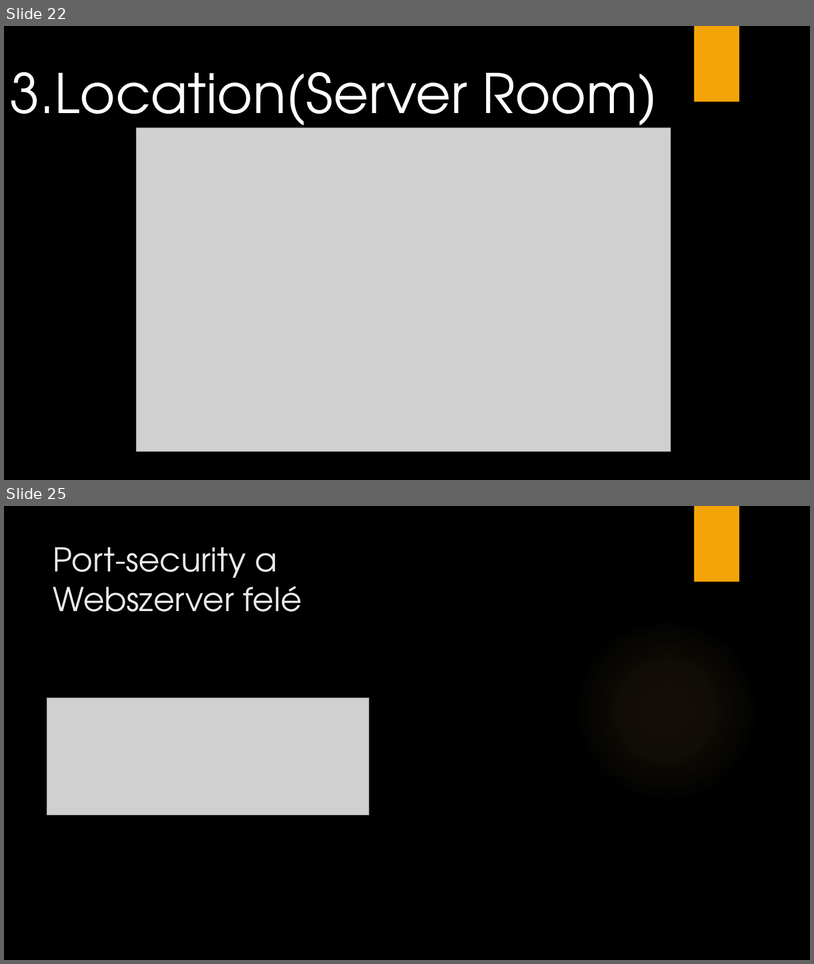
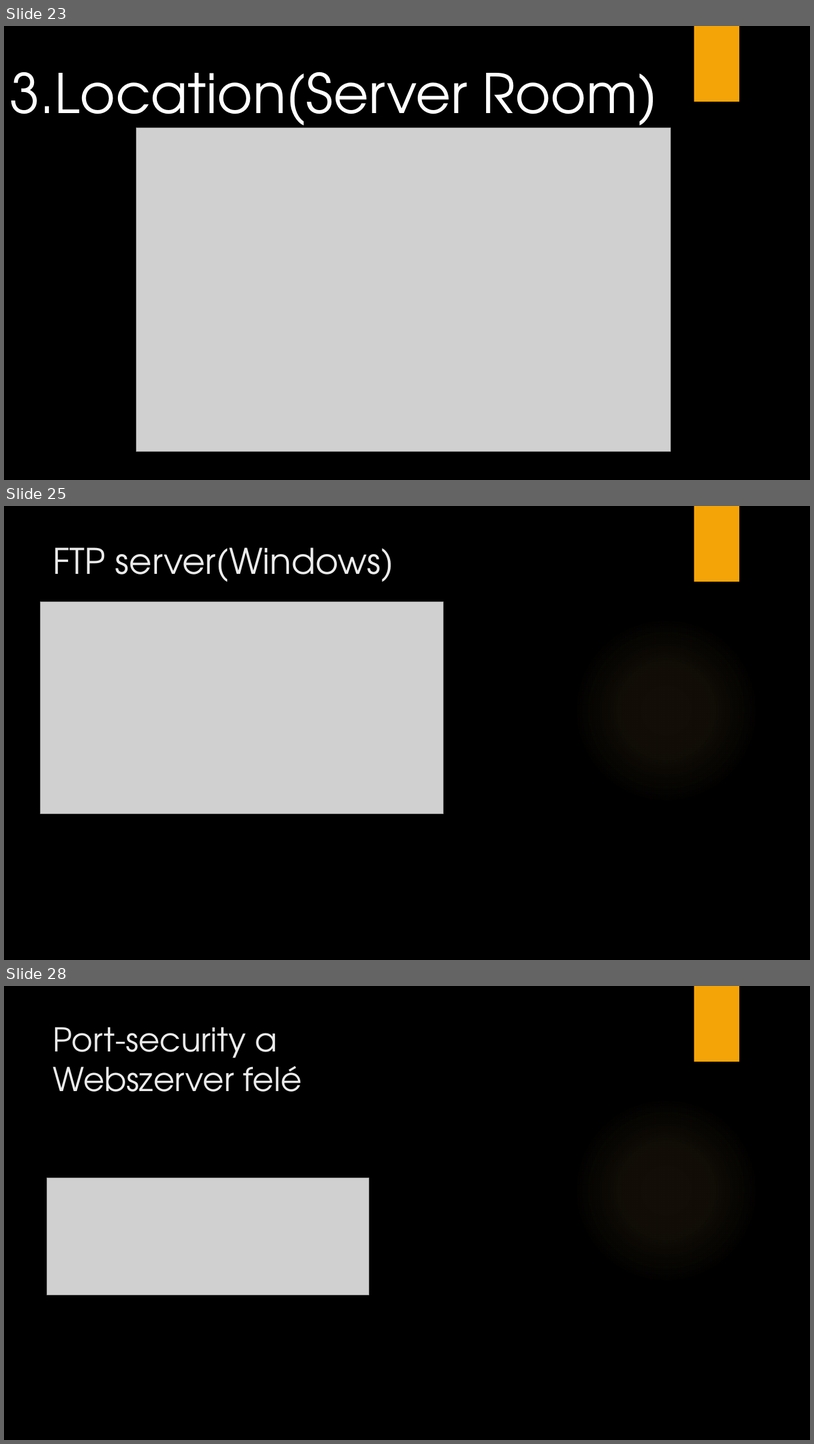
Before and after one commit to LajkaK2006/BorsodNet, a slide deck: BorsodNet.pptx. Shown one above the other, each under a label of ours: slides 22 and 25 before the commit, slides 23, 25 and 28 after it; the slides between them are not shown. The pictures are 814x964 and 814x1444 pixels, drawn with LibreOffice and Linux fonts; fonts in the diff are those of the drawing; grey boxes stand for pictures; background and template pictures are left out. Boxes give left, top, right and bottom in pixels: in the first picture for what was removed or moved away, otherwise in the second. Text is boxed around its words. In the diff, an @@ line names an element or a change of style, - is before the commit and + after.

```diff
--- a/BorsodNet.pptx
+++ b/BorsodNet.pptx
@@ slide 25 added at box(4, 506, 810, 960), background picture (left out); not listed: 2 template elements that a slide beside it also shows @@
@@ title added at box(53, 547, 394, 582), 42 pt, text #EBEBEB @@
+FTP server(Windows)
@@ picture added at box(40, 601, 444, 813) @@
@@ what was slide 22 is now slide 23 @@
@@ what was slide 25 is now slide 28 @@
```
Also in this commit, not shown: 6 slides changed, 4 other slides added, 2 slides removed.
